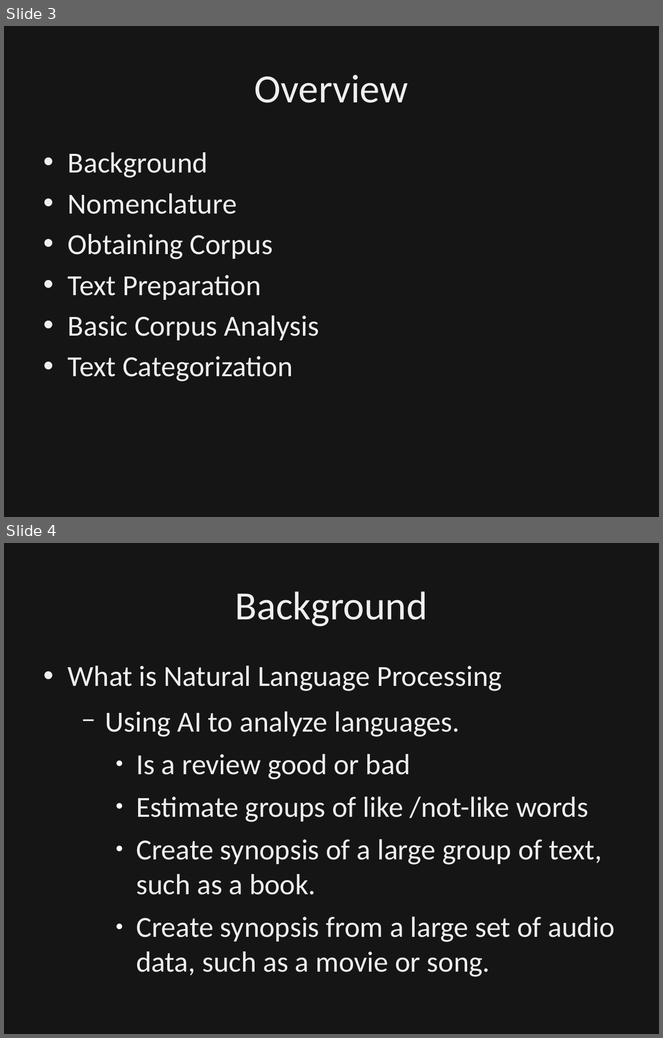
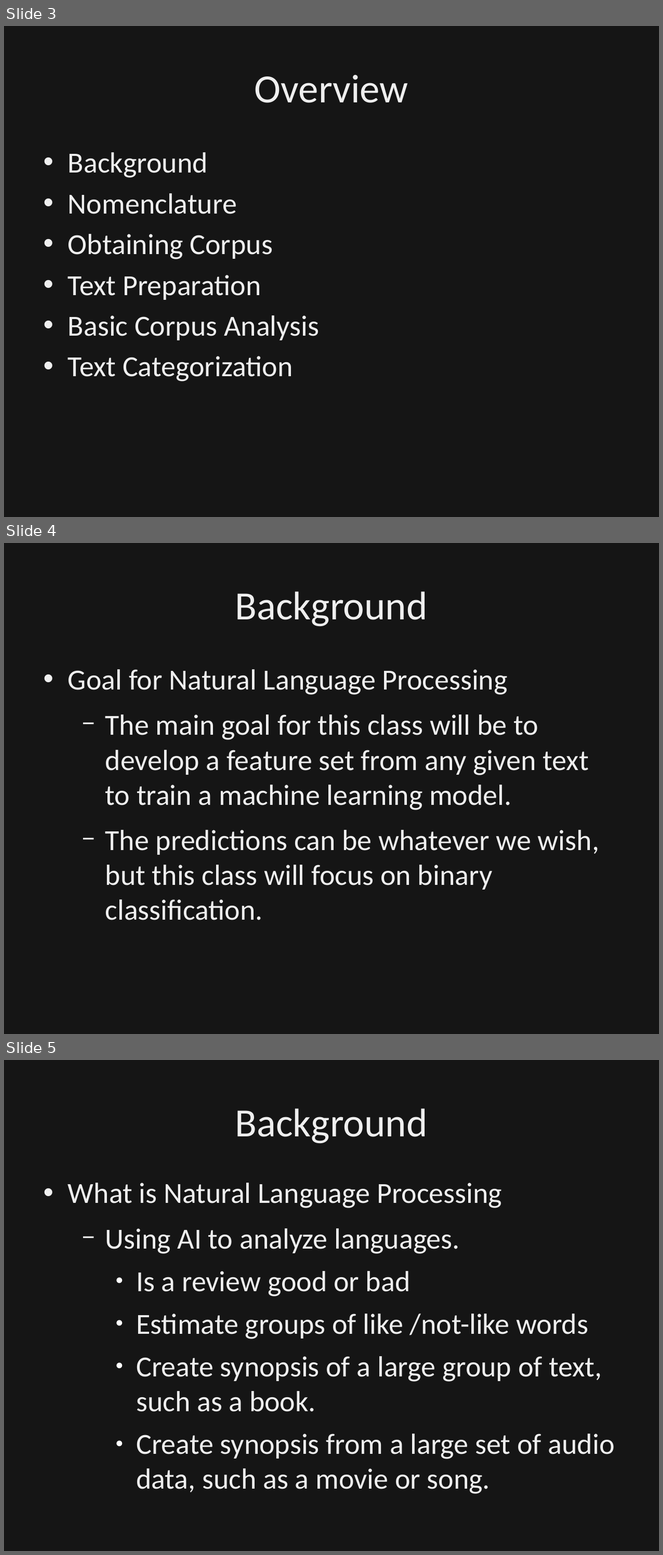
Before and after one commit to dbowmans46/PracticalProgramming, a slide deck: Session 7 - Python/Instructional Material/Session 7 - Python Brief Intro to NLP.odp. Shown one above the other, each under a label of ours: slides 3 and 4 before the commit, slides 3, 4 and 5 after it. The pictures are 663x1038 and 663x1555 pixels, drawn with LibreOffice and Linux fonts; fonts in the diff are those of the drawing; background and template pictures are left out; a plain dark background stands for a picture behind light text. Boxes give left, top, right and bottom in pixels: in the first picture for what was removed or moved away, otherwise in the second. Text is boxed around its words. In the diff, an @@ line names an element or a change of style, - is before the commit and + after.

Commit message:
Added slides for part-of-speech tagging.  Added details to nomenclature on language mixing.  Added goal slide.  Included in-class example and in-clss exercise queue slides for text preparation section.

```diff
--- a/Session 7 - Python/Instructional Material/Session 7 - Python Brief Intro to NLP.odp
+++ b/Session 7 - Python/Instructional Material/Session 7 - Python Brief Intro to NLP.odp
@@ slide 4 added at (4,543,659,1034), background picture (left out) @@
@@ rectangle added at (4,543,659,1034), fill #000000 at 50% opacity, outline #000000 0 pt @@
@@ title added at (235,591,428,627), 44 pt, text #EFEFEF @@
+Background
@@ text added at (68,669,599,921), 32 pt, text #EFEFEF @@
+• Goal for Natural Language Processing
+  − The main goal for this class will be to develop a feature set from any given text to train a machine learning model.
+  − The predictions can be whatever we wish, but this class will focus on binary classification.
@@ what was slide 4 is now slide 5 @@
```
Also in this commit, not shown: 5 slides changed, 7 other slides added.
